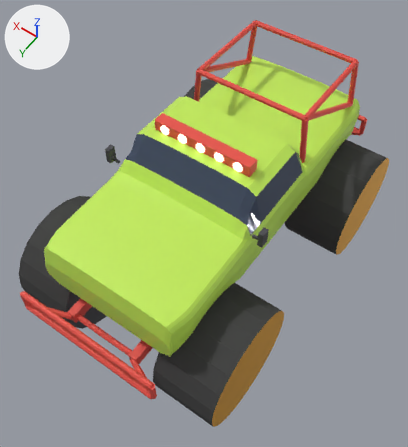
Before and after pictures for a commit that changed the Blender file art/cars/swamp.blend.
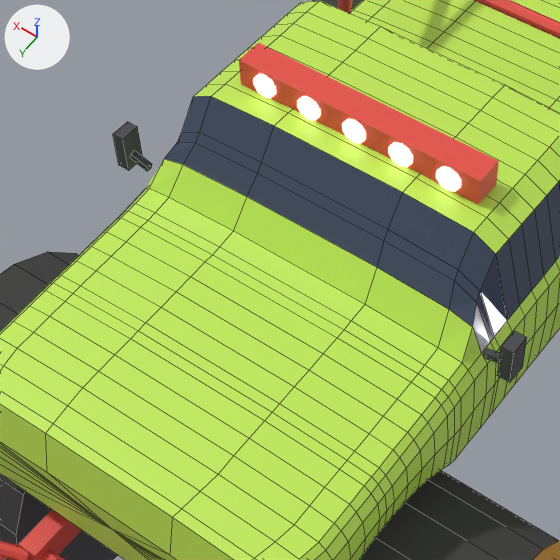
Old and new are each drawn whole from a 50 mm lens placed at (-2.57, 3.91, 6.8), pointed at (-0.01, 0.32, 1.16) and again close up on the part from 15% to 69% of the width and 22% to 71% of the height. Every picture has the same lights, and +X, +Y and +Z are marked at upper left. The older version's two pictures come first. The close-ups show mesh edges as thin lines.

The first close-up shows 'Body', 'Frame', 'LightBar', 'Mirror_L', 'Mirror_R', 'Wheel_FL', 'Wheel_FR' and 1 more.
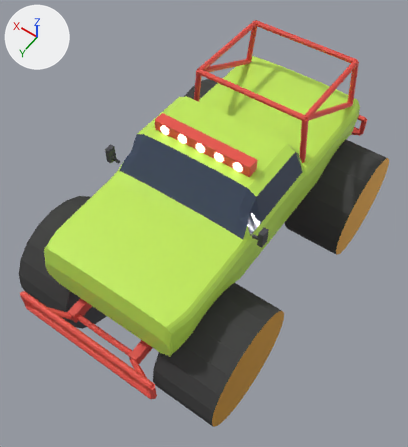
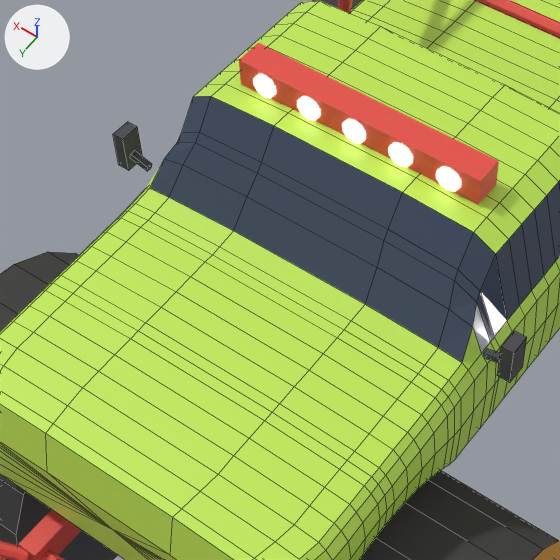
Changed parts and their boxes (x1, y1, x2, y2) in the close-ups (560 x 560 px):
part 1 of me_body, recoloured (green to dark blue): (150, 159, 472, 362) in both

Edits to the bpy script that builds the scene:
```text
Change me_body:
    where me_body.from_pydata(...)  # 786 vertices, 800 faces; spans x -0.93..0.93, y -2.08..2.1, z -0.32..0.76
    used by ob_body; parent = ob_swamp; location = (0.0, 0.0, 1.7)
    me_body part 1: all 5 faces centred in x -0.79..0.79, y 0.75, z 0.38..0.41 switch from mat_livery_swamp (green #c4ed59) to mat_glass_swamp (dark blue #3f4b61)
```
